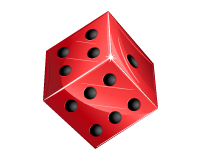
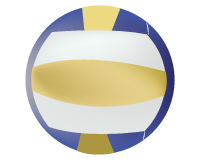
Layers edited between the first and the second 200 × 160 image:
hid "Vector Smart Object" (2nd of 11) over [43, 11, 158, 149]
showed "Vector Smart Object" (11th of 11), painted on it over [25, 5, 175, 155]
